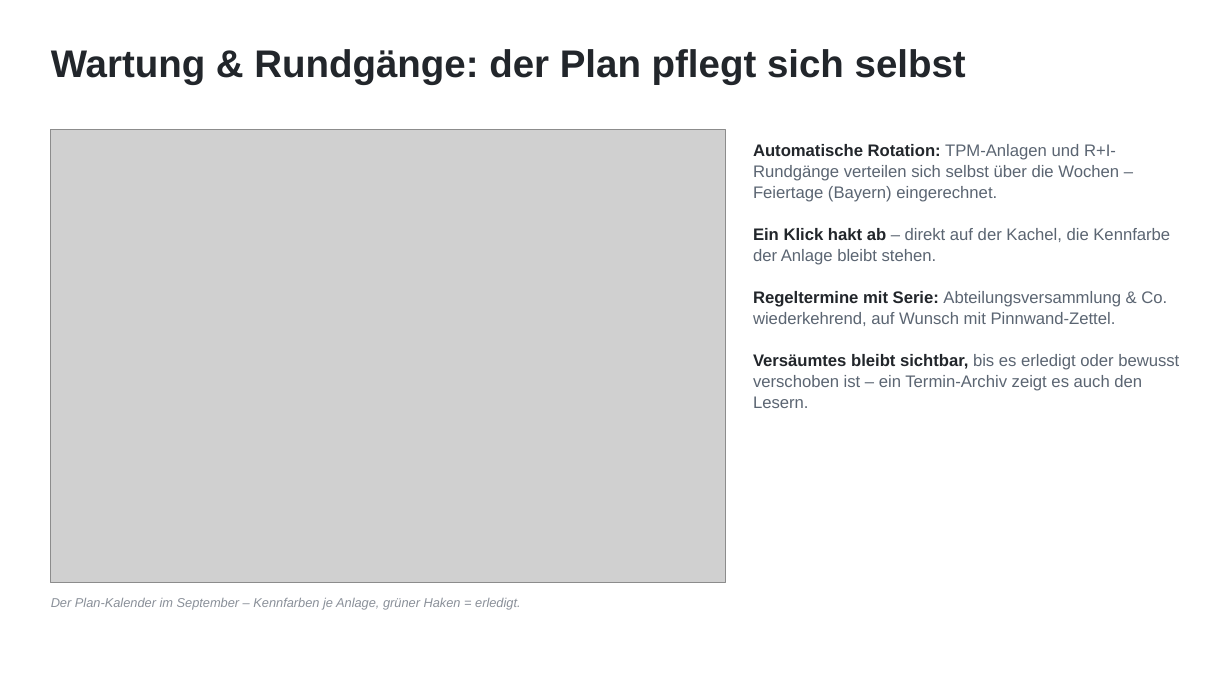
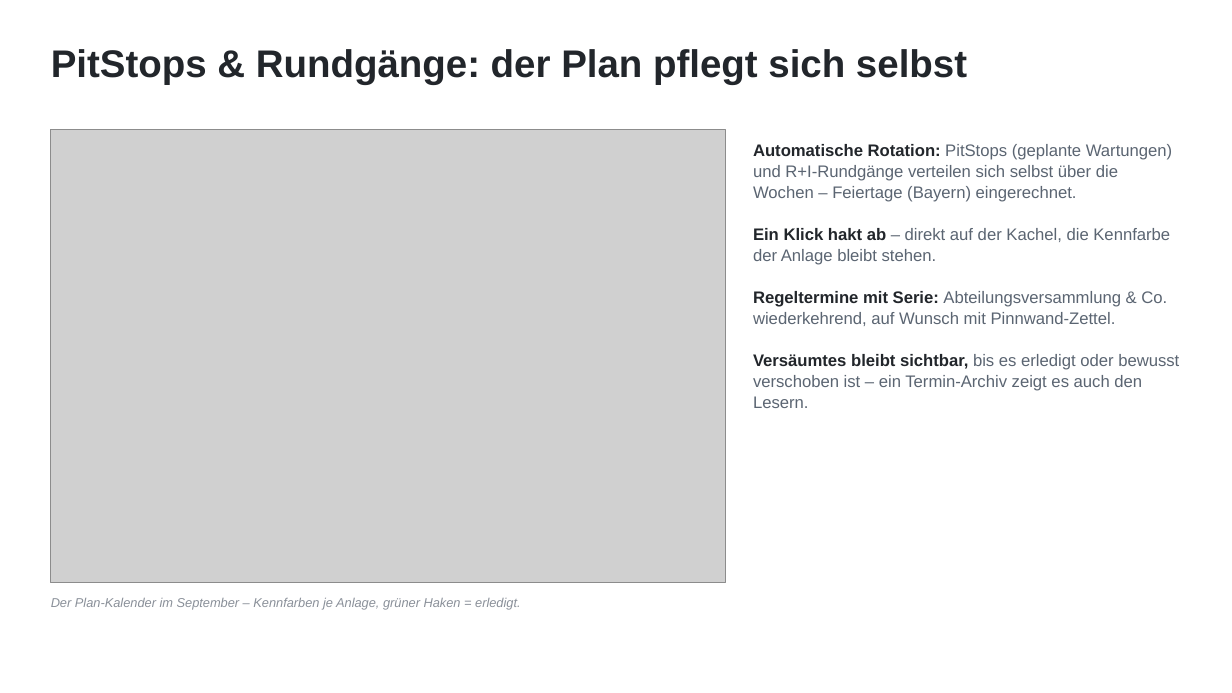
Before and after one commit to ciraciroberto90-debug/WerkstattKalender, a slide deck: slide 6 of doku/Werkstatt-Cockpit-Vorstellung.pptx. Drawn at 1232x693 pixels with LibreOffice and Linux fonts; fonts in the diff are those of the drawing; grey boxes stand for pictures. Boxes give left, top, right and bottom in pixels: in the first picture for what was removed or moved away, otherwise in the second. Text is boxed around its words. In the diff, an @@ line names an element or a change of style, - is before the commit and + after.

```diff
--- a/doku/Werkstatt-Cockpit-Vorstellung.pptx
+++ b/doku/Werkstatt-Cockpit-Vorstellung.pptx
@@ text at bbox=[51, 49, 967, 84]: text changed @@
-Wartung & Rundgänge: der Plan pflegt sich selbst
+PitStops & Rundgänge: der Plan pflegt sich selbst
@@ text at bbox=[753, 144, 1172, 202]: text changed @@
-Automatische Rotation: TPM-Anlagen und R+I-Rundgänge verteilen sich selbst über die Wochen – Feiertage (Bayern) eingerechnet.
+Automatische Rotation: PitStops (geplante Wartungen) und R+I-Rundgänge verteilen sich selbst über die Wochen – Feiertage (Bayern) eingerechnet.
```
Also in this commit, not shown: 4 other slides changed, 11 other files.
